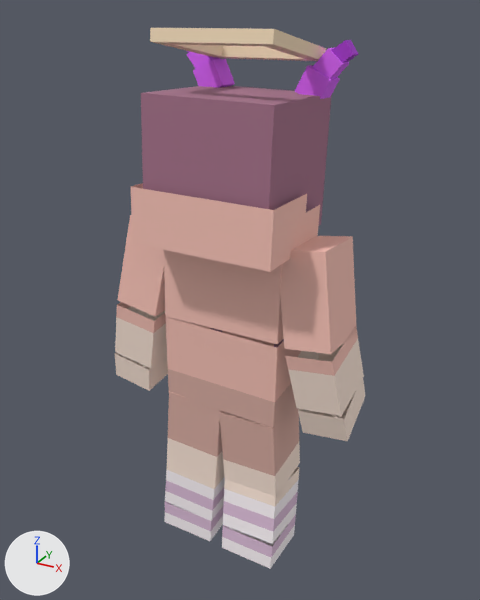
Renders of the glTF model assets/hunters_blocky/porcelle/porcelle.glb from each side of a commit.
Camera for both pictures: a 50 mm camera at (1.054, -1.882, 1.991) aimed at (0.036, -0.031, 1.065). The axes (+X, +Y, +Z) are drawn at lower left. The lights are the same throughout. The picture after the commit comes second. Where no turn or scale is listed for an object, it has been applied to the vertices.

Objects in the first picture: 'Belly', 'Chest', 'Halo', 'Head', 'L-Arm', 'L-Calf', 'L-Forearm', 'L-Thigh', 'R-Arm', 'R-Calf', 'R-Forearm', 'R-Thigh' and 6 more.
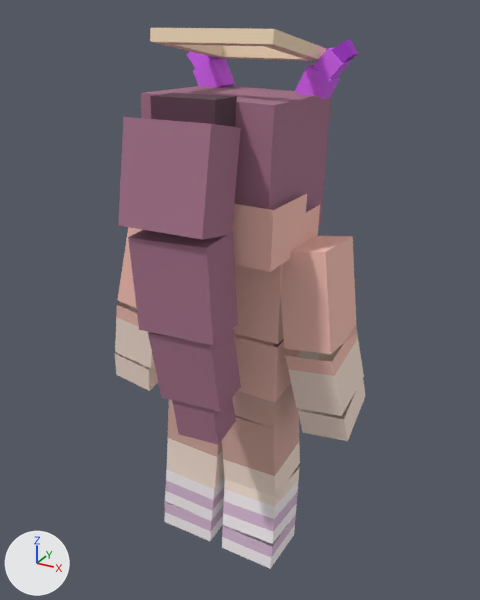
Location of each change, (x1, y1, x2, y2) in pixels of the pictures (480 x 600 px):
'Pony-1', added (brown): after (118, 93, 241, 239)
'Pony-2', added (brown): after (128, 230, 238, 345)
'Pony-3', added (brown): after (148, 329, 241, 445)

What the commit changed:
Mesh me_pony_3 is new.
It has 16 vertices, 24 faces and spans x -0.103..0.133, y -0.068..0.116, z -0.54..-0.122.
It uses material mat_model.
Mesh me_pony_2 is new.
It has 8 vertices, 12 faces and spans x -0.128..0.146, y -0.097..0.067, z -0.391..-0.081.
It uses material mat_model.
Mesh me_pony_1 is new.
It has 16 vertices, 24 faces and spans x -0.137..0.142, y -0.223..0.042, z -0.303..0.068.
It uses material mat_model.
Object 'Pony-3' (ob_pony_3) is new; it shows me_pony_3.
Its location is (0.032, -0.355, 1.238).
Object 'Pony-2' (ob_pony_2) is new; it shows me_pony_2.
Its location is (0.022, -0.346, 1.485).
Object 'Pony-1' (ob_pony_1) is new; it shows me_pony_1.
Its location is (0.02, -0.247, 1.701).
